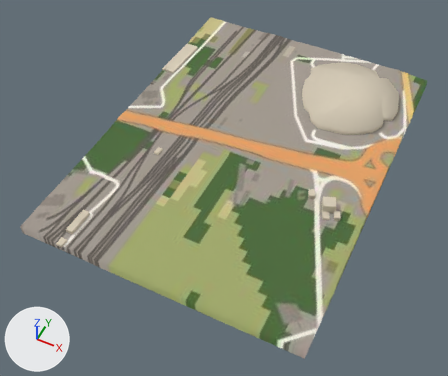
Before and after pictures for a commit that changed the glTF model cwplans/docklands/data/places/leon/tiles/15-31752-24136.glb.
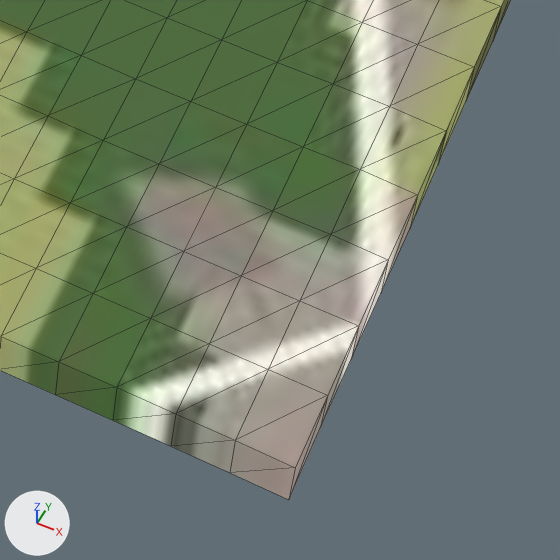
The first picture shows the older version from a camera (50 mm lens) standing at (298.0, -680.0, 719.0) and looking at (-11.0, -63.0, -52.0). The close-ups show the older and then the newer version on the part from 57% to 78% of the width and 73% to 98% of the height of that picture. Only the edits that show in the close-ups are written down. The lights are fixed; the arrows at lower left show +X, +Y and +Z. The close-ups show mesh edges as thin lines. Where no turn or scale is listed for an object, it has been applied to the vertices. Vertices at exactly the same position are counted once.
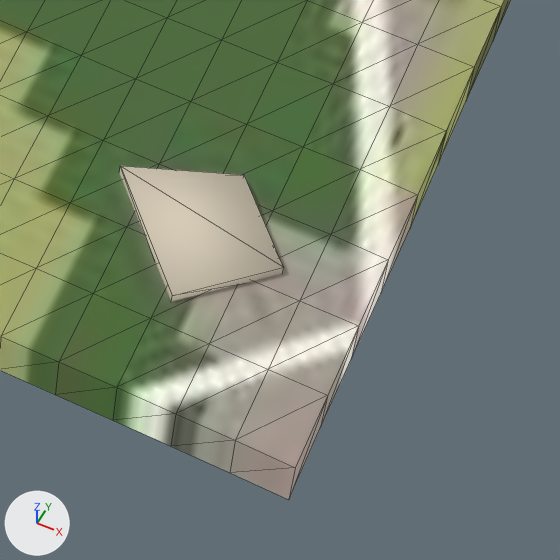
Location of each change, (x1, y1, x2, y2) in pixels of the close-ups (560 x 560 px):
part 1 of me_mesh_0, added (pale yellow)
    after: (119, 166, 284, 302)

The change, as a list of edits to the scene's bpy script:
```text
Change me_mesh_0:
    used by ob_mesh_0; location = (0.0, 0.0, -5.7)
    verts and faces of me_mesh_0; kept vertices keep their numbers, new ones are numbered from 1263
    remove me_mesh_0.from_pydata(...)  # 1263 vertices, 2371 faces; spans x -225.0..225.0, y -305.0..305.0, z -14.0..14.0
    add me_mesh_0.from_pydata(...)  # 1271 vertices, 2381 faces; spans x -225.0..225.0, y -305.0..305.0, z -14.0..14.0
    me_mesh_0 part 1
    add verts[1263] = (162.0, -254.0, 1.0)
    add verts[1264] = (186.0, -280.0, 1.0)
    add verts[1265] = (205.0, -262.0, 1.0)
    add verts[1266] = (188.0, -244.0, 1.0)
    add for new, old in zip([*range(1267, 1271)], [*range(1263, 1267)]): verts[new] = verts[old] + (0.0, 0.0, 4.0)
    add faces += [(1263, 1264, 1267), (1264, 1268, 1267), (1264, 1265, 1268), (1265, 1269, 1268), (1265, 1266, 1269), (1266, 1270, 1269)]  # mat_blocks (pale yellow #d7ccb7)
    add faces += [(1263, 1270, 1266), (1263, 1267, 1270), (1267, 1269, 1270), (1267, 1268, 1269)]  # mat_blocks (pale yellow #d7ccb7)
```
